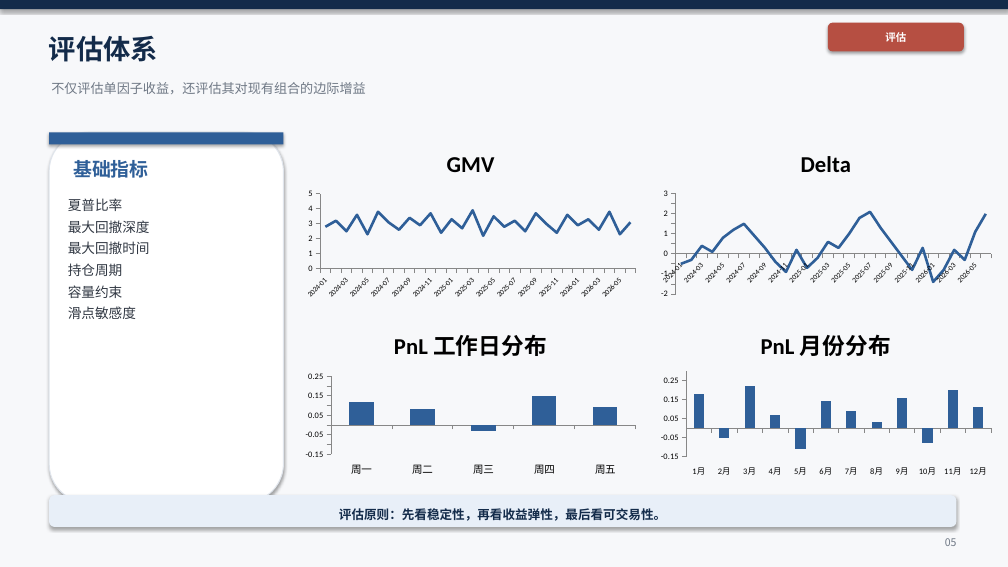
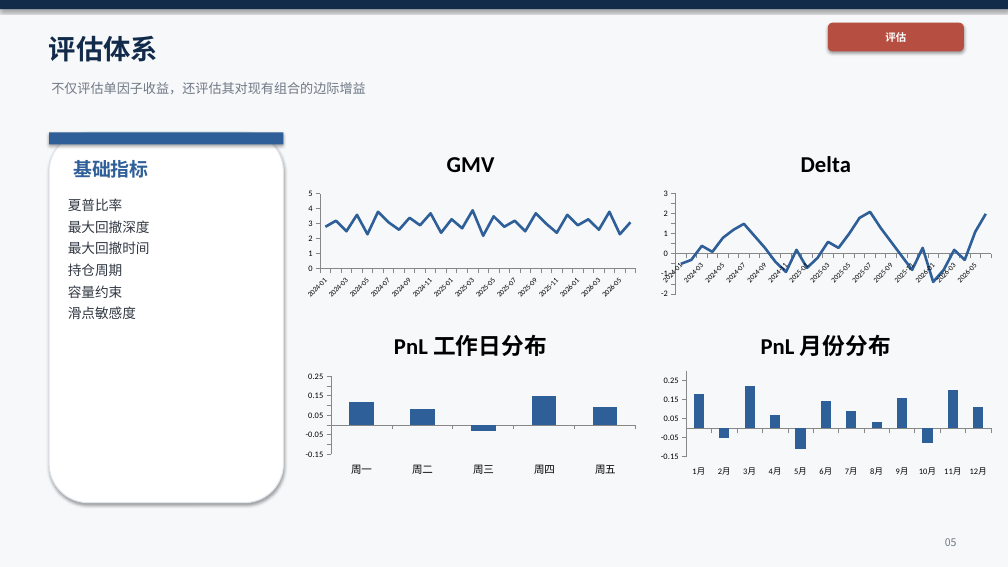
Before and after one commit to KevinSherry2016/CTA, a slide deck: slide 5 of CTA投研框架_10页_精修_v8_tmp.pptx. Drawn at 1008x567 pixels with LibreOffice and Linux fonts; fonts in the diff are those of the drawing. Boxes give left, top, right and bottom in pixels: in the first picture for what was removed or moved away, otherwise in the second. Text is boxed around its words. In the diff, an @@ line names an element or a change of style, - is before the commit and + after.

```diff
--- a/CTA投研框架_10页_精修_v8_tmp.pptx
+++ b/CTA投研框架_10页_精修_v8_tmp.pptx
@@ rounded rectangle removed at [49, 495, 957, 527] @@
@@ text removed at [339, 508, 666, 521] @@
-评估原则：先看稳定性，再看收益弹性，最后看可交易性。
```
Also in this commit, not shown: 8 other slides changed, 1 other file.
